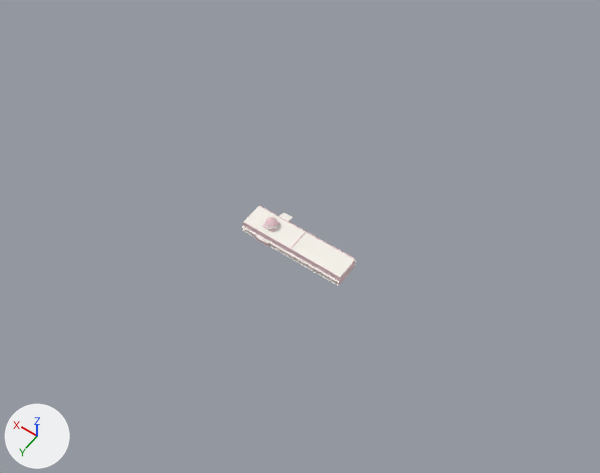
An edit to the glTF model public/models/ahsan-manzil-lod1.glb, drawn before and after from the same camera.
One viewpoint serves both versions: a 50 mm lens placed at (-315.0, 437.0, 708.0), pointed at (17.0, -27.0, -22.0). The lights are fixed; the arrows at lower left show +X, +Y and +Z. The older version comes first. Vertices at exactly the same position are counted once.

The first picture shows 'Andarmahal', 'Parapet', 'Rangmahal_FF' and 5 more.
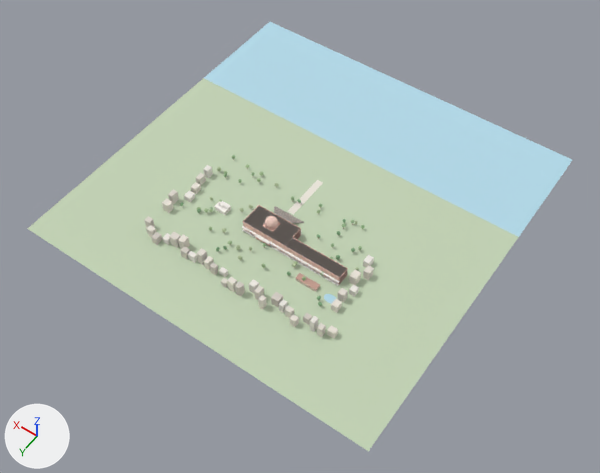
What changed in the scene script:
```text
Change me_parapet:
    remove me_parapet.from_pydata(...)  # 24 vertices, 36 faces; spans x -62.7..62.7, y -14.5..14.5, z 12.6..13.6
    add me_parapet.from_pydata(...)  # 72 vertices, 108 faces; spans x -63.0..63.0, y -14.5..14.5, z 11.8..13.6
    me_parapet part 1: a new loose piece, a box spanning x -62.7..6.9, y 14.06..14.45, z 11.95..12.95, in mat_heritage_vertex_colors
    me_parapet part 2: a new loose piece, a box spanning x -62.7..6.9, y -0.08..0.32, z 11.95..12.95, in mat_heritage_vertex_colors
    me_parapet part 3: 4 vertices removed from x -62.7, y 14.1..14.5, z 12.6..13.6
    me_parapet part 4: 4 vertices removed from x -62.7, y -14.5..-14.1, z 12.6..13.6
    other edits to the shape of me_parapet do not show in these pictures
Change me_andarmahal:
    remove me_andarmahal.from_pydata(...)  # 20 vertices, 42 faces; spans x -62.7..6.9, y -14.4..14.4, z 1.0..12.6
    add me_andarmahal.from_pydata(...)  # 32 vertices, 66 faces; spans x -62.7..6.9, y 0.0..14.4, z 1.0..12.0
    me_andarmahal part 5: 18 vertices removed from x -62.7..6.9, y -14.4..14.4, z 1.0..12.6; 30 vertices added at x -62.7..6.9, y 0.0..14.4, z 1.0..12.0
Add ob_site_context_blocks:
    ob_site_context_blocks = bpy.data.objects.new('Site_Context_Blocks', me_site_context_blocks)  # 304 vertices, 456 faces; spans x -94.0..154.0, y -30.0..85.0, z 0.0..16.0
    ob_site_context_blocks.location = (0.0, 0.0, 0.0)
Add ob_site_trees:
    ob_site_trees = bpy.data.objects.new('Site_Trees', me_site_trees)  # 2016 vertices, 3584 faces; spans x -71.0..140.0, y -63.0..56.0, z 0.0..8.0
    ob_site_trees.location = (0.0, 0.0, 0.0)
Add ob_site_stable:
    ob_site_stable = bpy.data.objects.new('Site_Stable', me_site_stable)  # a box spanning x -47.7..-22.7, y 28.0..36.0, z 0.0..3.4; a box spanning x -48.2..-22.2, y 28.0..36.0, z 3.4..3.8
    ob_site_stable.location = (0.0, 0.0, 0.0)
Add ob_site_family_mosque:
    ob_site_family_mosque = bpy.data.objects.new('Site_Family_Mosque', me_site_family_mosque)  # a box spanning x 91.8..105.8, y -0.5..10.5, z 0.0..5.2; a box spanning x 91.55..106.05, y -0.75..10.75, z 5.2..5.55; an icosphere of 80 faces spanning x 92.8..95.8, y 3.5..6.5, z 5.15..7.25; an icosphere of 80 faces spanning x 96.55..101.05, y 2.75..7.25, z 4.62..7.78; an icosphere of 80 faces spanning x 101.8..104.8, y 3.5..6.5, z 5.15..7.25; a box spanning x 93.98..94.62, y 4.68..5.32, z 0.0..8.0; a box spanning x 102.98..103.62, y 4.68..5.32, z 0.0..8.0
    ob_site_family_mosque.location = (0.0, 0.0, 0.0)
Add ob_site_pond:
    ob_site_pond = bpy.data.objects.new('Site_Pond', me_site_pond)  # 25 vertices, 24 faces; spans x -73.2..-57.2, y 29.0..39.0, z 0.0
    ob_site_pond.location = (0.0, 0.0, 0.0)
Add ob_site_approach:
    ob_site_approach = bpy.data.objects.new('Site_Approach', me_site_approach)  # 4 vertices, 2 faces; spans x 30.8..38.8, y -92.0..-34.0, z 0.0
    ob_site_approach.location = (0.0, 0.0, 0.0)
Add ob_site_river:
    ob_site_river = bpy.data.objects.new('Site_River', me_site_river)  # 4 vertices, 2 faces; spans x -185.0..255.0, y -290.0..-120.0, z 0.0
    ob_site_river.location = (0.0, 0.0, 0.0)
Add ob_site_ground:
    ob_site_ground = bpy.data.objects.new('Site_Ground', me_site_ground)  # 4 vertices, 2 faces; spans x -185.0..255.0, y -150.0..150.0, z 0.0
    ob_site_ground.location = (0.0, 0.0, 0.0)
```

Pixel boxes (x1, y1, x2, y2) of what changed, in the pictures (600 x 473 px; the box of a moved part takes in the faces that stretch with it):
'Site_Ground', added
    after: (27, 78, 518, 451)
'Site_River', added (cyan)
    after: (204, 22, 572, 237)
'Site_Context_Blocks', added
    after: (144, 165, 374, 338)
'Site_Trees', added
    after: (180, 155, 365, 306)
'Parapet', reshaped (6% narrower)
    before: (243, 205, 355, 278)
    after: (243, 205, 348, 278)
'Site_Approach', added
    after: (287, 180, 323, 215)
'Site_Stable', added
    after: (296, 273, 320, 292)
'Site_Family_Mosque', added
    after: (214, 201, 231, 215)
'Site_Pond', added
    after: (324, 294, 337, 304)
part 1 of me_parapet, added
    after: (285, 246, 340, 278)
part 2 of me_parapet, added
    after: (293, 238, 347, 269)
part 3 of me_parapet, deleted
    before: (243, 222, 340, 278)
part 4 of me_parapet, deleted
    before: (259, 205, 355, 259)
part 5 of me_andarmahal, moved or reshaped
    before: (285, 229, 355, 284)
    after: (285, 238, 348, 284)
